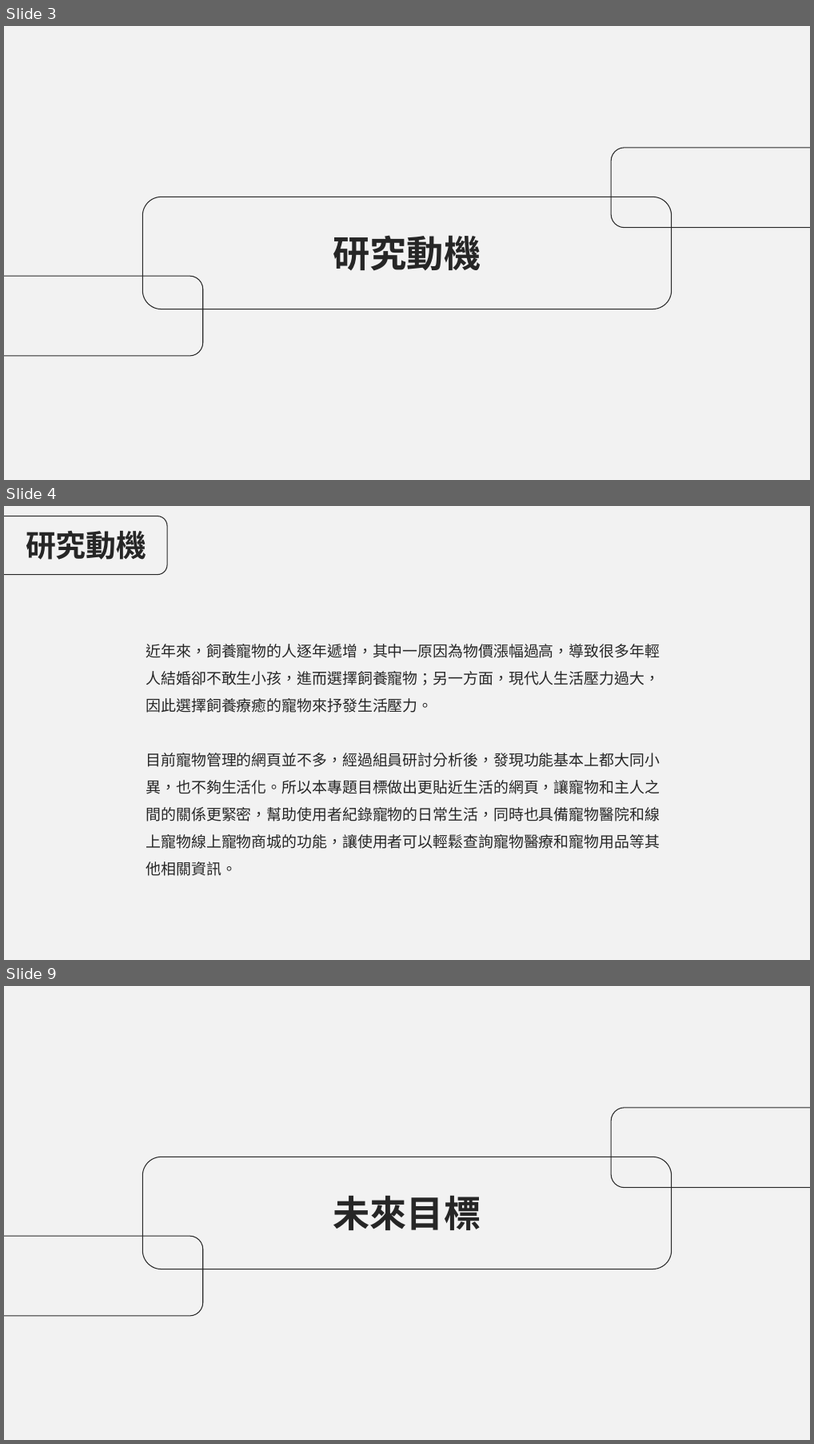
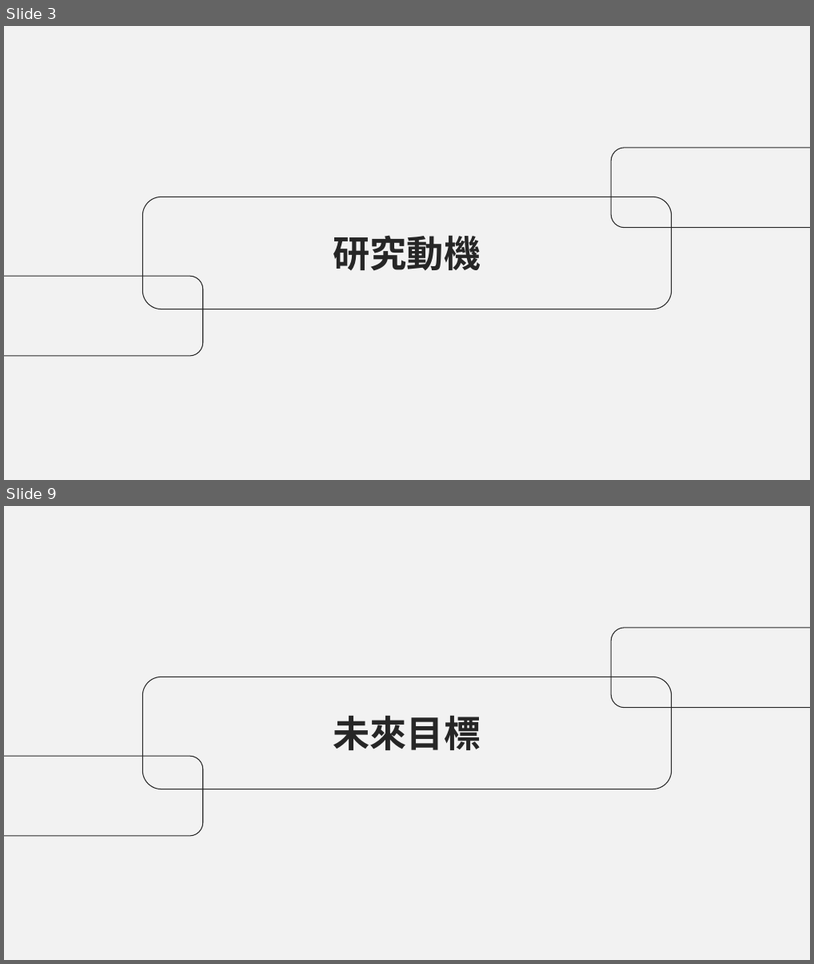
Before and after one commit to AvisTsai/project_pets, a slide deck: 專題文件/四技第110403組-Dearfurkid_簡報.pptx. Shown one above the other, each under a label of ours: slides 3, 4 and 9 before the commit, slides 3 and 9 after it; the slides between them are not shown. The pictures are 814x1444 and 814x964 pixels, drawn with LibreOffice and Linux fonts; fonts in the diff are those of the drawing. Boxes give left, top, right and bottom in pixels: in the first picture for what was removed or moved away, otherwise in the second. Text is boxed around its words. In the diff, an @@ line names an element or a change of style, - is before the commit and + after.

```diff
--- a/專題文件/四技第110403組-Dearfurkid_簡報.pptx
+++ b/專題文件/四技第110403組-Dearfurkid_簡報.pptx
@@ slide 4 removed at <box>4,506,810,960</box>, background #F2F2F2 @@
@@ rounded rectangle removed at <box>4,516,167,575</box> @@
@@ text removed at <box>26,531,146,560</box> @@
-研究動機
@@ text removed at <box>146,644,661,876</box> @@
-近年來，飼養寵物的人逐年遞增，其中一原因為物價漲幅過高，導致很多年輕人結婚卻不敢生小孩，進而選擇飼養寵物；另一方面，現代人生活壓力過大，因此選擇飼養療癒的寵物來抒發生活壓力。
-目前寵物管理的網頁並不多，經過組員研討分析後，發現功能基本上都大同小異，也不夠生活化。所以本專題目標做出更貼近生活的網頁，讓寵物和主人之間的關係更緊密，幫助使用者紀錄寵物的日常生活，同時也具備寵物醫院和線上寵物線上寵物商城的功能，讓使用者可以輕鬆查詢寵物醫療和寵物用品等其他相關資訊。
```
Also in this commit, not shown: 5 slides changed, 5 slides added, 5 other slides removed, 24 other files.
